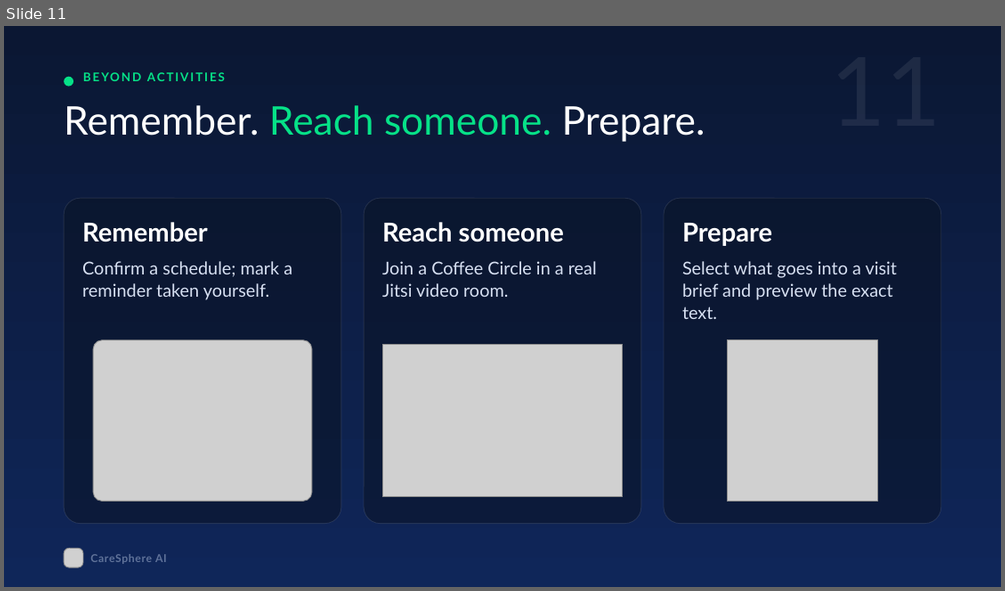
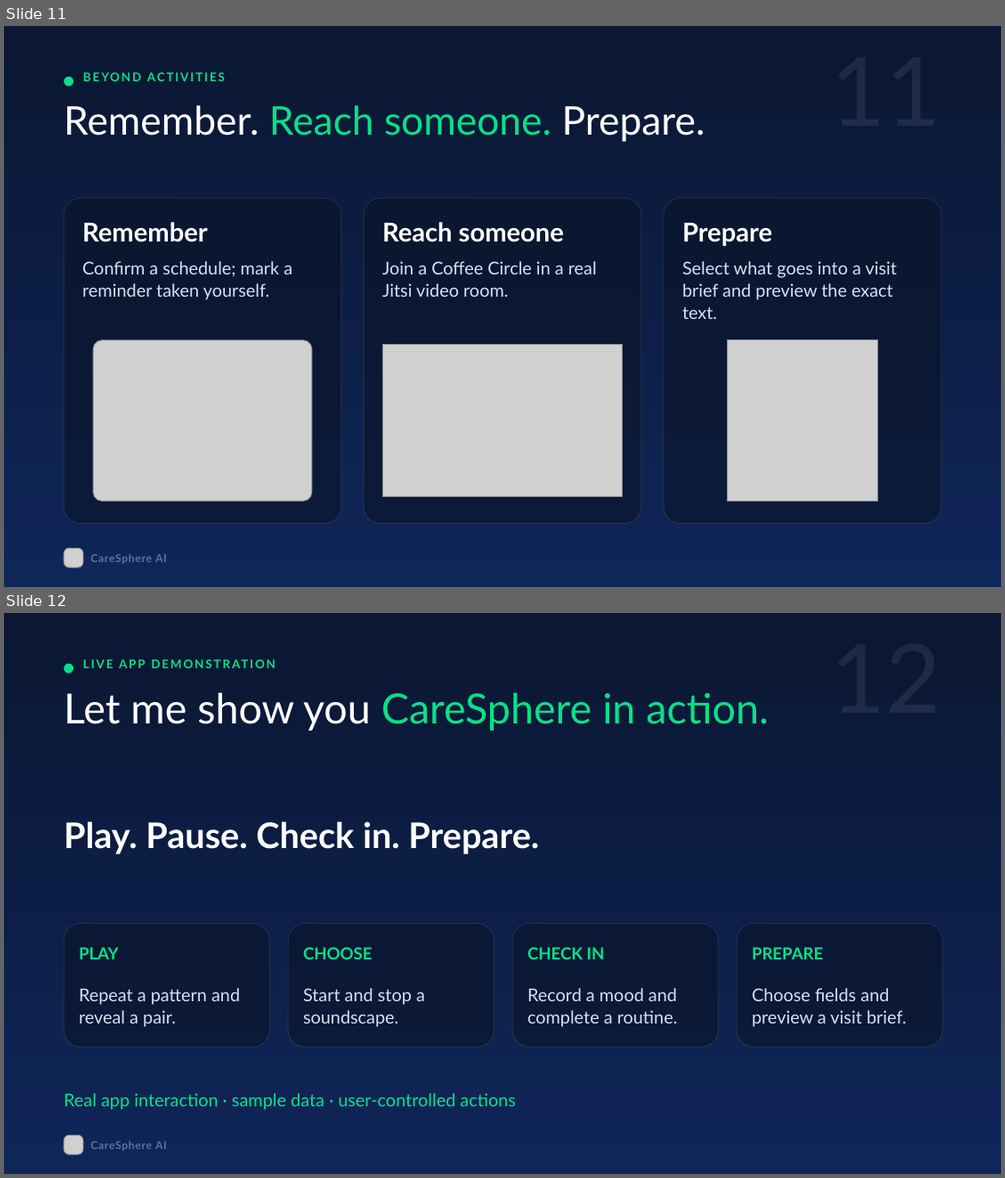
Before and after one commit to engineer2025-sudo/Care, a slide deck: pitch/CareSphere_Combined_Deck.pptx. Shown one above the other, each under a label of ours: slide 11 before the commit, slides 11 and 12 after it. The pictures are 1005x591 and 1005x1178 pixels, drawn with LibreOffice and Linux fonts; fonts in the diff are those of the drawing; grey boxes stand for pictures; background and template pictures are left out. Boxes give left, top, right and bottom in pixels: in the first picture for what was removed or moved away, otherwise in the second. Text is boxed around its words. In the diff, an @@ line names an element or a change of style, - is before the commit and + after.

Commit message:
pitch: explicit live app handoff and CivicBridge-informed demonstration plan

```diff
--- a/pitch/CareSphere_Combined_Deck.pptx
+++ b/pitch/CareSphere_Combined_Deck.pptx
@@ slide 12 added at [4, 613, 1001, 1174], background picture (left out) @@
@@ text added at [777, 637, 941, 742], 92 pt, text #FFFFFF at 7% opacity @@
+12
@@ ellipse added at [64, 664, 73, 674], fill #06E288 @@
@@ text added at [64, 692, 769, 730], 40 pt, text #06E288 @@
+Let me show you CareSphere in action.
@@ text added at [64, 821, 539, 854], 34 pt, text #FFFFFF, bold @@
+Play. Pause. Check in. Prepare.
@@ rounded rectangle added at [64, 924, 269, 1046], fill #0A1324 at 55% opacity, outline #FFFFFF 0.75 pt @@
@@ rounded rectangle added at [288, 924, 494, 1046], fill #0A1324 at 55% opacity, outline #FFFFFF 0.75 pt @@
@@ rounded rectangle added at [512, 924, 718, 1046], fill #0A1324 at 55% opacity, outline #FFFFFF 0.75 pt @@
@@ rounded rectangle added at [736, 924, 942, 1046], fill #0A1324 at 55% opacity, outline #FFFFFF 0.75 pt @@
@@ text added at [79, 947, 119, 959], 16 pt, text #06E288, bold @@
+PLAY
@@ text added at [303, 947, 372, 959], 16 pt, text #06E288, bold @@
+CHOOSE
@@ text added at [527, 947, 605, 959], 16 pt, text #06E288, bold @@
+CHECK IN
@@ text added at [752, 947, 823, 959], 16 pt, text #06E288, bold @@
+PREPARE
@@ text added at [79, 988, 240, 1027], 17 pt, text #D7E0F2 @@
+Repeat a pattern and reveal a pair.
@@ text added at [303, 988, 425, 1027], 17 pt, text #D7E0F2 @@
+Start and stop a soundscape.
@@ text added at [527, 988, 678, 1027], 17 pt, text #D7E0F2 @@
+Record a mood and complete a routine.
@@ text added at [752, 988, 906, 1027], 17 pt, text #D7E0F2 @@
+Choose fields and preview a visit brief.
@@ text added at [64, 1093, 516, 1110], 17 pt, text #06E288 @@
+Real app interaction · sample data · user-controlled actions
@@ text added at [101, 1097, 129, 1110], 11.5 pt, text #06E288, bold @@
+LIVE APP DEMONSTRATION
@@ picture added at [64, 1135, 83, 1154] @@
@@ text added at [90, 1141, 167, 1151], 10.5 pt, text #5F7299, bold @@
+CareSphere AI
```
Also in this commit, not shown: 8 slides changed, 15 other files.
